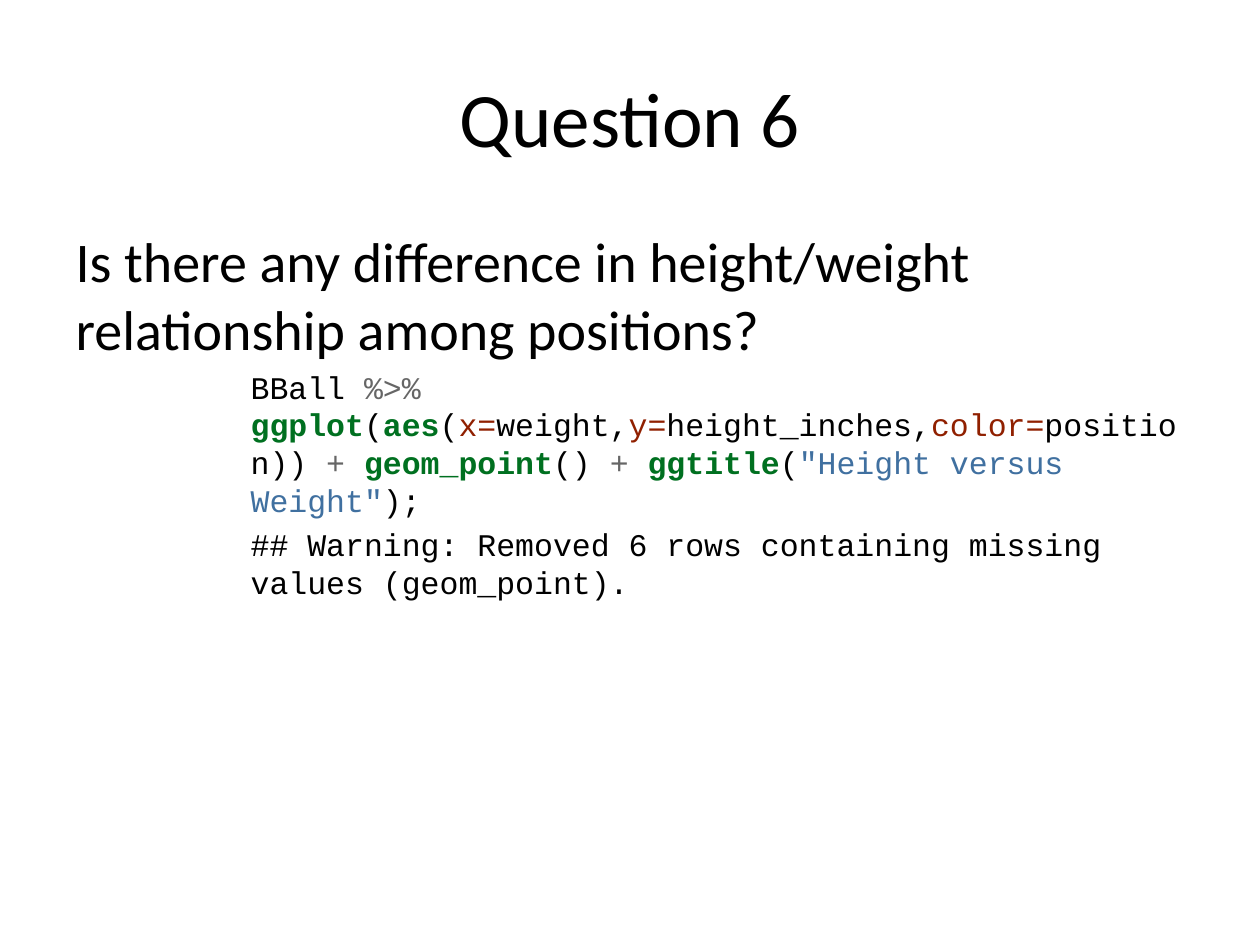
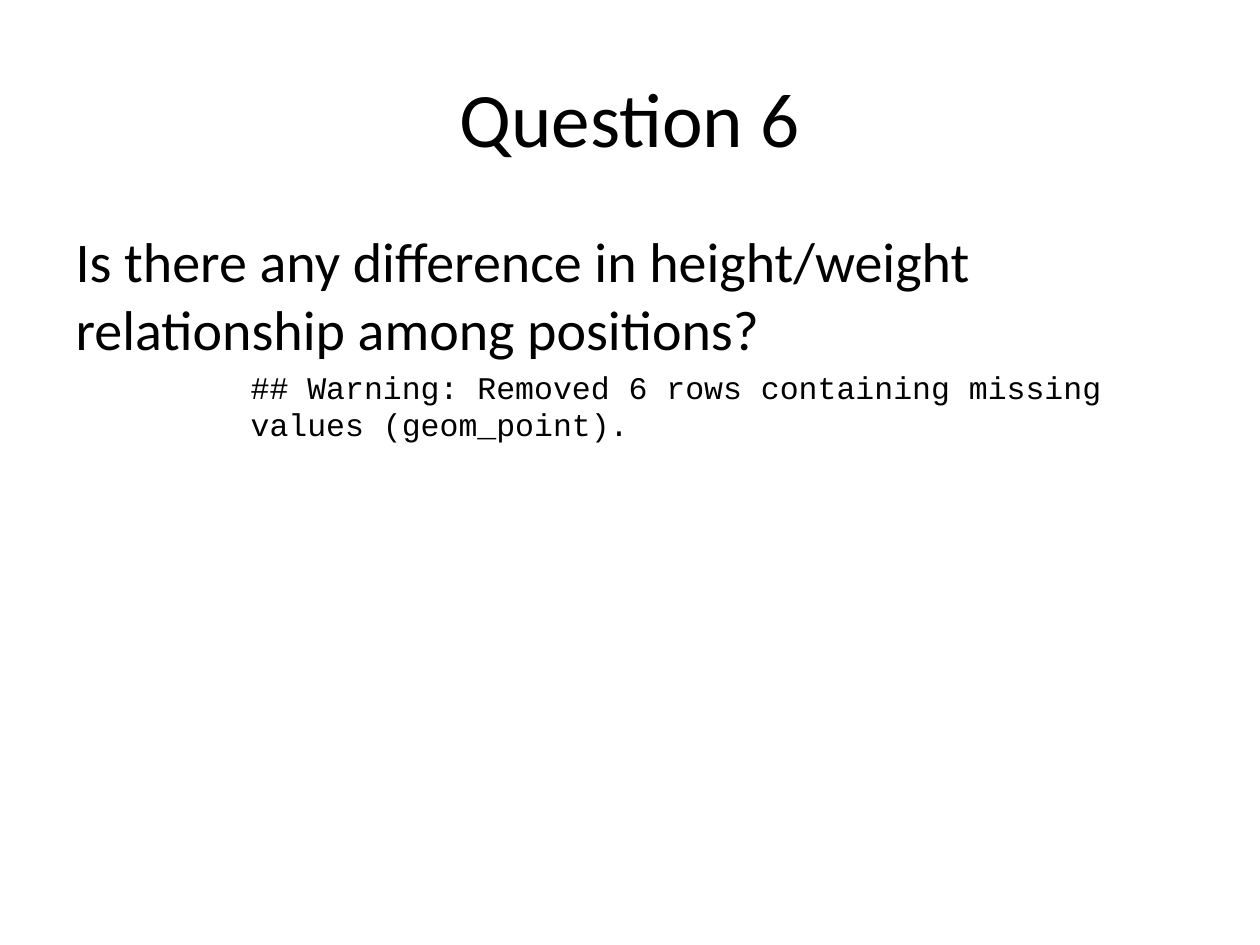
Before and after one commit to rmpalmer/MDS-6306-Doing-Data-Science-Fall-2019, a slide deck: slide 10 of Unit 2/Richard_Palmer_LiveSession_2.pptx (slide 13 before the commit). Drawn at 1260x945 pixels with LibreOffice and Linux fonts; fonts in the diff are those of the drawing. Boxes give left, top, right and bottom in pixels: in the first picture for what was removed or moved away, otherwise in the second. Text is boxed around its words. In the diff, an @@ line names an element or a change of style, - is before the commit and + after.

```diff
--- a/Unit 2/Richard_Palmer_LiveSession_2.pptx
+++ b/Unit 2/Richard_Palmer_LiveSession_2.pptx
@@ text at [251,376,1177,519]: paragraph removed @@
-BBall %>% ggplot(aes(x=weight,y=height_inches,color=position)) + geom_point() + ggtitle("Height versus Weight");
```
Also in this commit, not shown: 8 other slides changed, 2 slides added, 6 slides removed, 1 other file.
